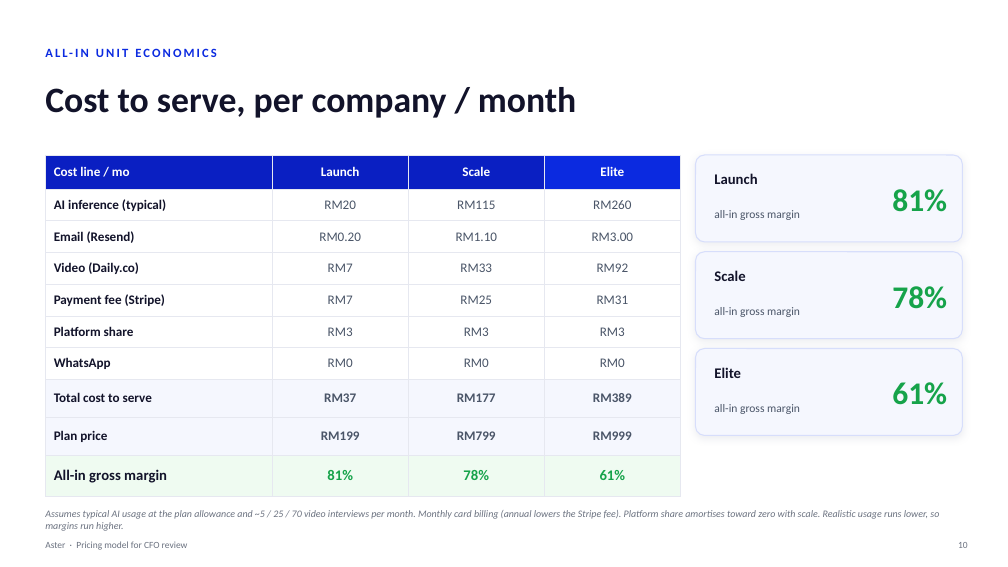
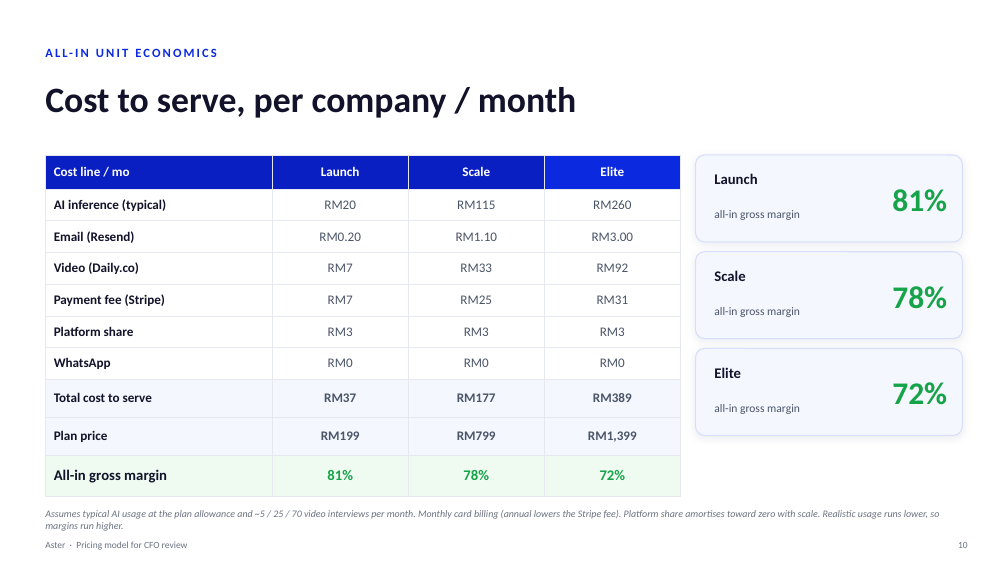
Before and after one commit to shahramly83/aster, a slide deck: slide 10 of docs/aster-pricing-cfo.pptx. Drawn at 1008x567 pixels with LibreOffice and Linux fonts; fonts in the diff are those of the drawing. Boxes give left, top, right and bottom in pixels: in the first picture for what was removed or moved away, otherwise in the second. Text is boxed around its words. In the diff, an @@ line names an element or a change of style, - is before the commit and + after.

```diff
--- a/docs/aster-pricing-cfo.pptx
+++ b/docs/aster-pricing-cfo.pptx
@@ table at [45,155,681,487] @@
-row 9, column 4: RM999
+row 9, column 4: RM1,399
-row 10, column 4: 61%
+row 10, column 4: 72%
@@ text at [892,382,947,405]: text changed @@
-61%
+72%
```
Also in this commit, not shown: 5 other slides changed.
